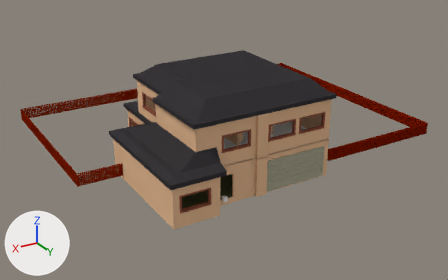
The Blender file UnityFile/Assets/03_Models/m_buildingDetailed.blend: old version first, new version second.
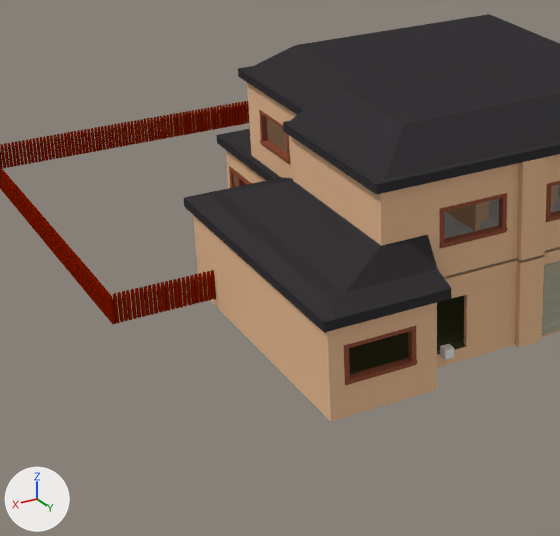
Old and new are each drawn whole from a camera (50 mm lens) standing at (122.0, 202.0, 130.0) and looking at (-36.0, -61.0, -2.0) and again close up on the part from 6% to 61% of the width and 16% to 100% of the height. The axes (+X, +Y, +Z) are drawn at lower left. The lights are the same throughout.

In view in the first close-up: 'Fence', 'FirstFloor Floor', 'FirstFloor_Walls', 'GarageDoor', 'Roof', 'ScaleCube', 'SecondFloor Floor', 'SecondFloor Walls', 'Window2', 'Window5'.
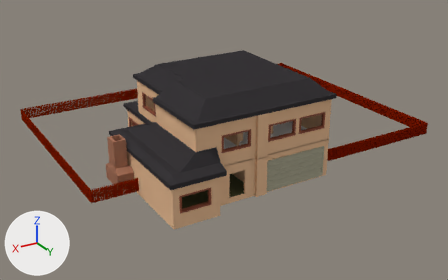
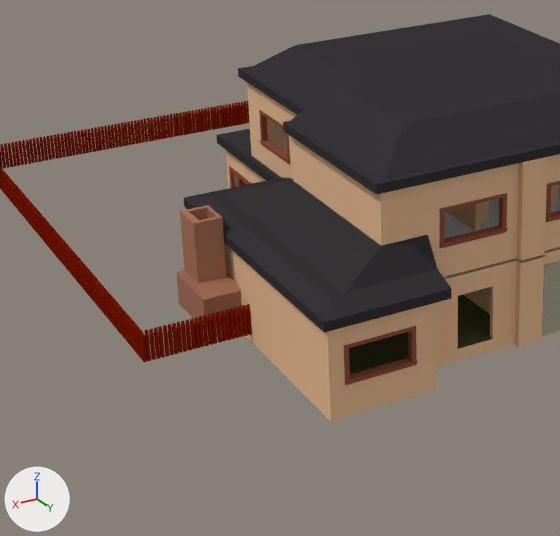
Boxes (x1, y1, x2, y2) around the edits, measured in the close-ups (560 x 536 px; the box of a moved part takes in the faces that stretch with it):
'FirstFloor_Walls', reshaped: before (193, 150, 560, 422); after (224, 150, 560, 422)
'Fence', reshaped: before (0, 101, 250, 324); after (0, 101, 252, 362)
'Chimney', added (brown): after (176, 205, 243, 328)
'ScaleCube', deleted: before (440, 344, 454, 360)
part 1 of me_cube_002, added: after (116, 302, 120, 333)
part 2 of me_cube_002, added: after (118, 305, 122, 335)
part 3 of me_cube_002, added: after (119, 306, 123, 336)
part 4 of me_cube_002, added: after (121, 308, 125, 339)
part 5 of me_cube_002, added: after (123, 310, 126, 340)
part 6 of me_cube_002, added: after (124, 312, 128, 342)
part 7 of me_cube_002, added: after (126, 314, 129, 344)
part 8 of me_cube_002, added: after (127, 315, 131, 346)
part 9 of me_cube_002, added: after (129, 317, 133, 348)
part 10 of me_cube_002, added: after (130, 318, 134, 350)
part 11 of me_cube_002, added: after (132, 321, 136, 352)
part 12 of me_cube_002, added: after (134, 323, 138, 354)
part 13 of me_cube_002, added: after (135, 324, 139, 356)
part 14 of me_cube_002, added: after (137, 327, 141, 358)
part 15 of me_cube_002, added: after (139, 329, 143, 360)
part 16 of me_cube_002, added: after (140, 330, 147, 362)
part 17 of me_cube_002, moved or reshaped: before (113, 270, 216, 323); after (110, 295, 252, 361)
part 18 of me_cube_001, moved or reshaped: before (194, 229, 517, 401); after (225, 246, 517, 401)

Edits to the bpy script that builds the scene:
```text
Change me_cube_002:
    used by ob_fence; location = (28.0, -46.6, 0.5); scale = (0.319, 0.319, 1.0)
    remove me_cube_002.from_pydata(...)  # 6828 vertices, 5690 faces; spans x -506.0..68.0, y -306.0..117.0, z -1.0..5.0
    add me_cube_002.from_pydata(...)  # 7068 vertices, 5890 faces; spans x -506.0..68.0, y -306.0..117.0, z -1.0..5.0
    me_cube_002 part 1: the loose piece of 12 vertices spanning x 66.0..68.0, y -1.0..1.0, z -1.0..5.0 is copied, and the copy is moved by (0.0, 14.0, 0.0); it spans x 66.0..68.0, y 13.0..15.0, z -1.0..5.0
    me_cube_002 part 2: the loose piece of 12 vertices spanning x 66.0..68.0, y -1.0..1.0, z -1.0..5.0 is copied, and the copy is moved by (0.0, 17.0, 0.0); it spans x 66.0..68.0, y 16.0..18.0, z -1.0..5.0
    me_cube_002 part 3: the loose piece of 12 vertices spanning x 66.0..68.0, y -1.0..1.0, z -1.0..5.0 is copied, and the copy is moved by (0.0, 19.0, 0.0); it spans x 66.0..68.0, y 18.0..20.0, z -1.0..5.0
    me_cube_002 part 4: the loose piece of 12 vertices spanning x 66.0..68.0, y -1.0..1.0, z -1.0..5.0 is copied, and the copy is moved by (0.0, 22.0, 0.0); it spans x 66.0..68.0, y 21.0..23.0, z -1.0..5.0
    me_cube_002 part 5: the loose piece of 12 vertices spanning x 66.0..68.0, y -1.0..1.0, z -1.0..5.0 is copied, and the copy is moved by (0.0, 25.0, 0.0); it spans x 66.0..68.0, y 24.0..26.0, z -1.0..5.0
    me_cube_002 part 6: the loose piece of 12 vertices spanning x 66.0..68.0, y -1.0..1.0, z -1.0..5.0 is copied, and the copy is moved by (0.0, 28.0, 0.0); it spans x 66.0..68.0, y 27.0..29.0, z -1.0..5.0
    me_cube_002 part 7: the loose piece of 12 vertices spanning x 66.0..68.0, y -1.0..1.0, z -1.0..5.0 is copied, and the copy is moved by (0.0, 31.0, 0.0); it spans x 66.0..68.0, y 30.0..32.0, z -1.0..5.0
    me_cube_002 part 8: the loose piece of 12 vertices spanning x 66.0..68.0, y -1.0..1.0, z -1.0..5.0 is copied, and the copy is moved by (0.0, 33.0, 0.0); it spans x 66.0..68.0, y 32.0..34.0, z -1.0..5.0
    me_cube_002 part 9: the loose piece of 12 vertices spanning x 66.0..68.0, y -1.0..1.0, z -1.0..5.0 is copied, and the copy is moved by (0.0, 36.0, 0.0); it spans x 66.0..68.0, y 35.0..37.0, z -1.0..5.0
    me_cube_002 part 10: the loose piece of 12 vertices spanning x 66.0..68.0, y -1.0..1.0, z -1.0..5.0 is copied, and the copy is moved by (0.0, 39.0, 0.0); it spans x 66.0..68.0, y 38.0..40.0, z -1.0..5.0
    me_cube_002 part 11: the loose piece of 12 vertices spanning x 66.0..68.0, y -1.0..1.0, z -1.0..5.0 is copied, and the copy is moved by (0.0, 42.0, 0.0); it spans x 66.0..68.0, y 41.0..43.0, z -1.0..5.0
    me_cube_002 part 12: the loose piece of 12 vertices spanning x 66.0..68.0, y -1.0..1.0, z -1.0..5.0 is copied, and the copy is moved by (0.0, 45.0, 0.0); it spans x 66.0..68.0, y 44.0..46.0, z -1.0..5.0
    me_cube_002 part 13: the loose piece of 12 vertices spanning x 66.0..68.0, y -1.0..1.0, z -1.0..5.0 is copied, and the copy is moved by (0.0, 48.0, 0.0); it spans x 66.0..68.0, y 47.0..49.0, z -1.0..5.0
    me_cube_002 part 14: the loose piece of 12 vertices spanning x 66.0..68.0, y -1.0..1.0, z -1.0..5.0 is copied, and the copy is moved by (0.0, 51.0, 0.0); it spans x 66.0..68.0, y 50.0..52.0, z -1.0..5.0
    me_cube_002 part 15: the loose piece of 12 vertices spanning x 66.0..68.0, y -1.0..1.0, z -1.0..5.0 is copied, and the copy is moved by (0.0, 54.0, 0.0); it spans x 66.0..68.0, y 53.0..55.0, z -1.0..5.0
    me_cube_002 part 16: the loose piece of 12 vertices spanning x 66.0..68.0, y -1.0..1.0, z -1.0..5.0 is copied, and the copy is moved by (0.0, 56.0, 0.0); it spans x 66.0..68.0, y 55.0..57.0, z -1.0..5.0
    me_cube_002 part 17: 288 vertices moved from x -1.0..66.0, y -1.0..1.0, z -1.0..5.0 to x -1.0..66.0, y 56.0..58.0, z -1.0..5.0; 48 vertices added at x 66.0..68.0, y 2.0..12.0, z -1.0..5.0
Change me_cube_001:
    used by ob_firstfloor_walls; location = (0.0, -2.1, 0.0); scale = (2.96, 1.0, 0.238)
    remove me_cube_001.from_pydata(...)  # 885 vertices, 729 faces; spans x -19.3..9.3, y -86.5..8.1, z -10.7..68.4
    add me_cube_001.from_pydata(...)  # 885 vertices, 711 faces; spans x -19.3..9.3, y -86.5..8.1, z -10.7..68.4
    me_cube_001 part 18
    55 vertices are removed from x -10.4..9.3, y -85.5..8.1, z 1.0..68.4
    98 faces are deleted
    18 vertices in x -1.7..1.0, y 0.0..1.0, z 1.0..68.4 move by (-2.0, 0.0, 0.0)
    2 vertices move from x -1.7, y 0.0..1.0, z 47.4 to x -3.7, y 0.0..1.0, z 48.8
    2 vertices are added at (2.0, -58.7, 28.7), (2.3, -58.7, 28.6)
    29 new vertices lie (0.0, 0.0, -19.6) away from vertices in x 2.0..9.3, y -57.7..8.1, z 48.7..48.8
    12 new vertices lie (0.0, -32.3, 0.0) away from vertices in x 9.0..9.3, y 0.0, z -10.7..68.4
    12 new vertices lie (0.0, 1.6, 0.0) away from vertices in x 9.0..9.3, y -45.5, z -10.7..68.4
    80 new faces join them
Remove ob_scalecube:
    ob_scalecube = bpy.data.objects.new('ScaleCube', me_cube)
Add ob_chimney:
    ob_chimney = bpy.data.objects.new('Chimney', me_cube_031)  # 42 vertices, 40 faces; spans x -1.0..9.1, y -1.0..1.0, z -1.1..20.5; in mat_mat_chimney (brown #a8745c)
    ob_chimney.location = (26.5, -39.7, 1.4)
    ob_chimney.scale = (1.0, 7.11, 1.0)
```
